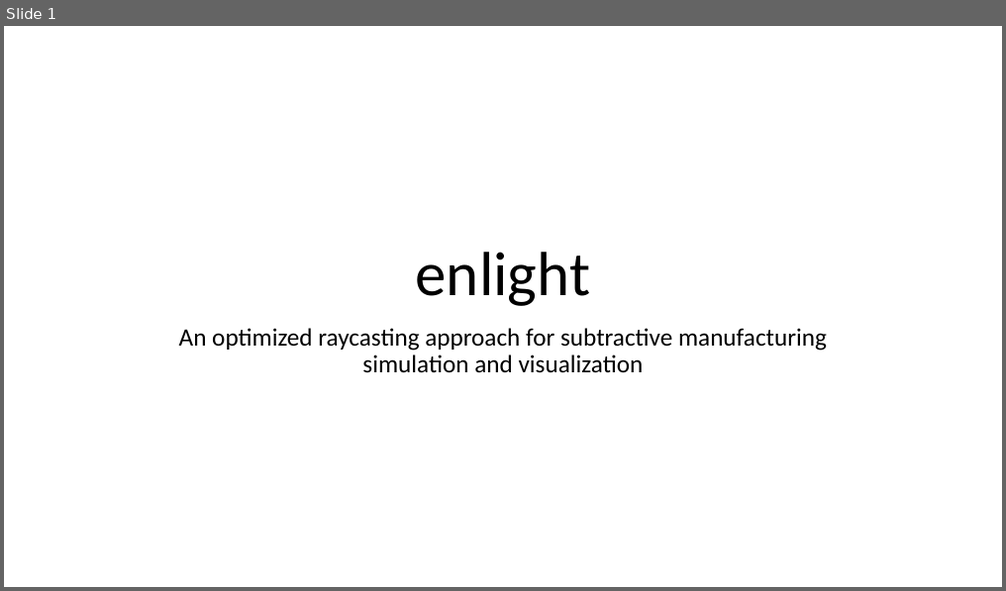
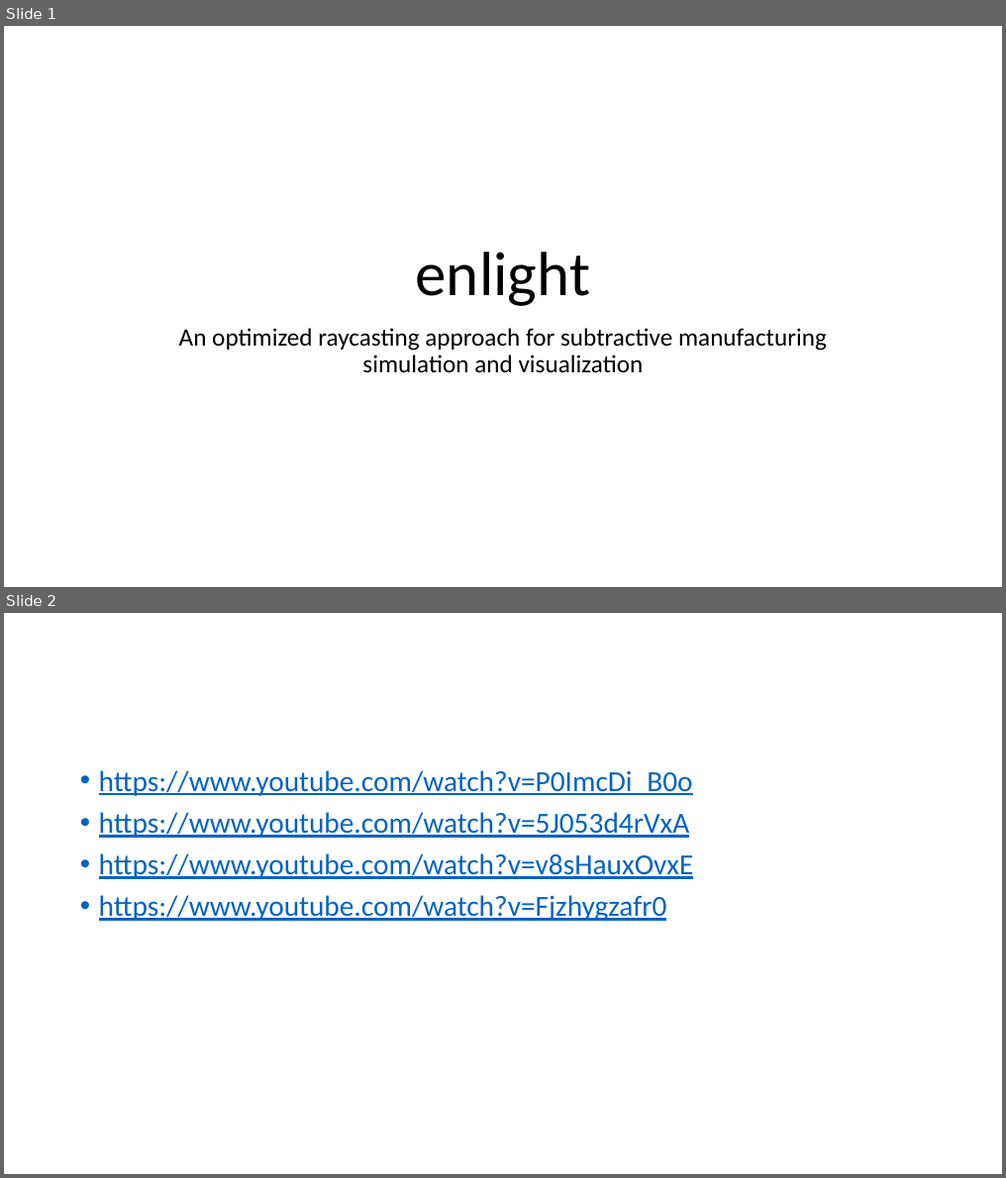
Before and after one commit to bernhardmgruber/master_thesis, a slide deck: presentations/technical_lecture/enlight.pptx. Shown one above the other, each under a label of ours: slide 1 before the commit, slides 1 and 2 after it. The pictures are 1006x591 and 1006x1178 pixels, drawn with LibreOffice and Linux fonts; fonts in the diff are those of the drawing. Boxes give left, top, right and bottom in pixels: in the first picture for what was removed or moved away, otherwise in the second. Text is boxed around its words. In the diff, an @@ line names an element or a change of style, - is before the commit and + after.

Commit message:
updated presentation

```diff
--- a/presentations/technical_lecture/enlight.pptx
+++ b/presentations/technical_lecture/enlight.pptx
@@ slide 2 added at [4, 613, 1002, 1174], background #FFFFFF @@
@@ text added at [99, 770, 694, 921], 28 pt, text #0563C1, underline @@
+• https://www.youtube.com/watch?v=P0ImcDi_B0o
+• https://www.youtube.com/watch?v=5J053d4rVxA
+• https://www.youtube.com/watch?v=v8sHauxOvxE
+• https://www.youtube.com/watch?v=Fjzhygzafr0
```
Also in this commit, not shown: 1 slide removed.
